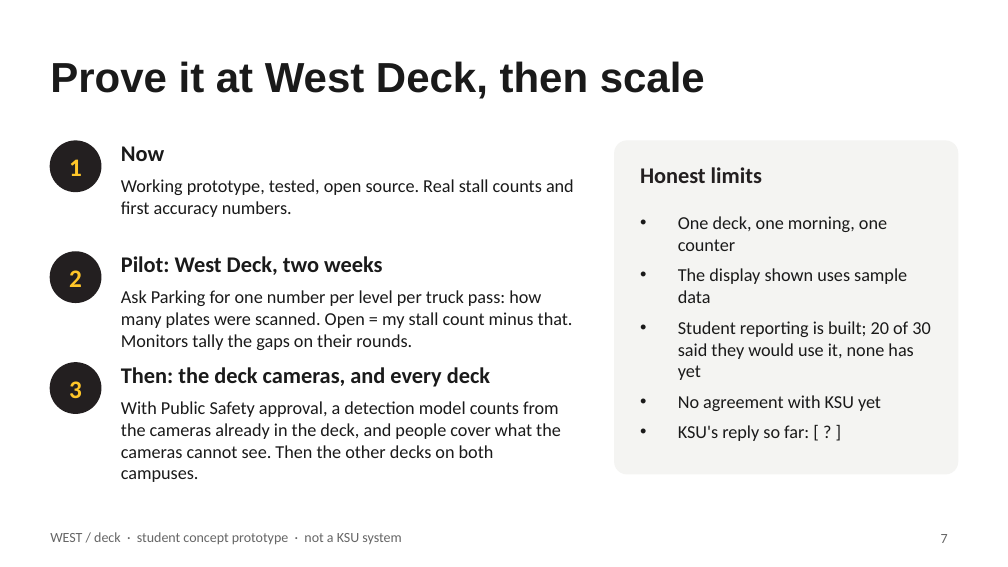
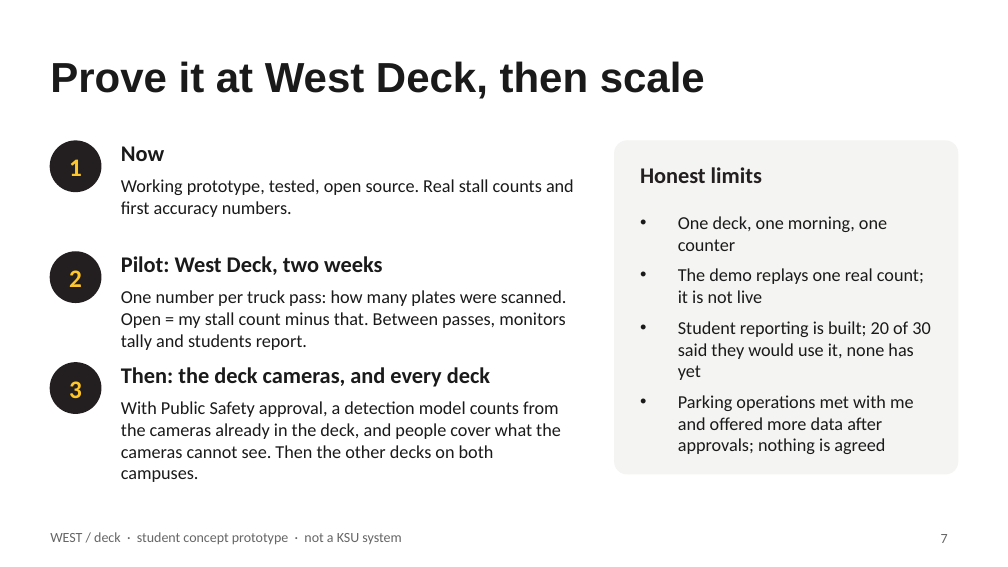
Before and after one commit to boots59/park.ai, a slide deck: slide 7 of submission/WEST-deck-pitch-DRAFT.pptx. Drawn at 1008x567 pixels with LibreOffice and Linux fonts; fonts in the diff are those of the drawing. Boxes give left, top, right and bottom in pixels: in the first picture for what was removed or moved away, otherwise in the second. Text is boxed around its words. In the diff, an @@ line names an element or a change of style, - is before the commit and + after.

```diff
--- a/submission/WEST-deck-pitch-DRAFT.pptx
+++ b/submission/WEST-deck-pitch-DRAFT.pptx
@@ text at [678, 268, 924, 303]: text changed @@
-• The display shown uses sample data
+• The demo replays one real count; it is not live
@@ text at [121, 290, 567, 350]: text changed @@
-Ask Parking for one number per level per truck pass: how many plates were scanned. Open = my stall count minus that. Monitors tally the gaps on their rounds.
+One number per truck pass: how many plates were scanned. Open = my stall count minus that. Between passes, monitors tally and students report.
@@ text at [678, 395, 914, 454]: text changed @@
-• No agreement with KSU yet
-• KSU's reply so far: [ ? ]
+• Parking operations met with me and offered more data after approvals; nothing is agreed
```
Also in this commit, not shown: 1 other slide changed, 9 other files.
